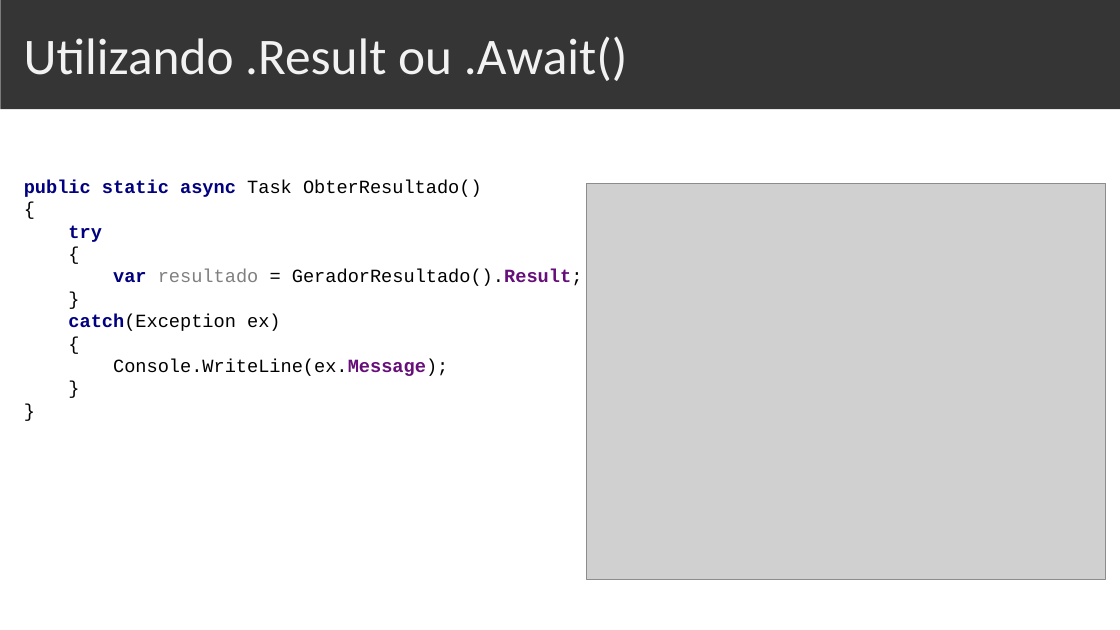
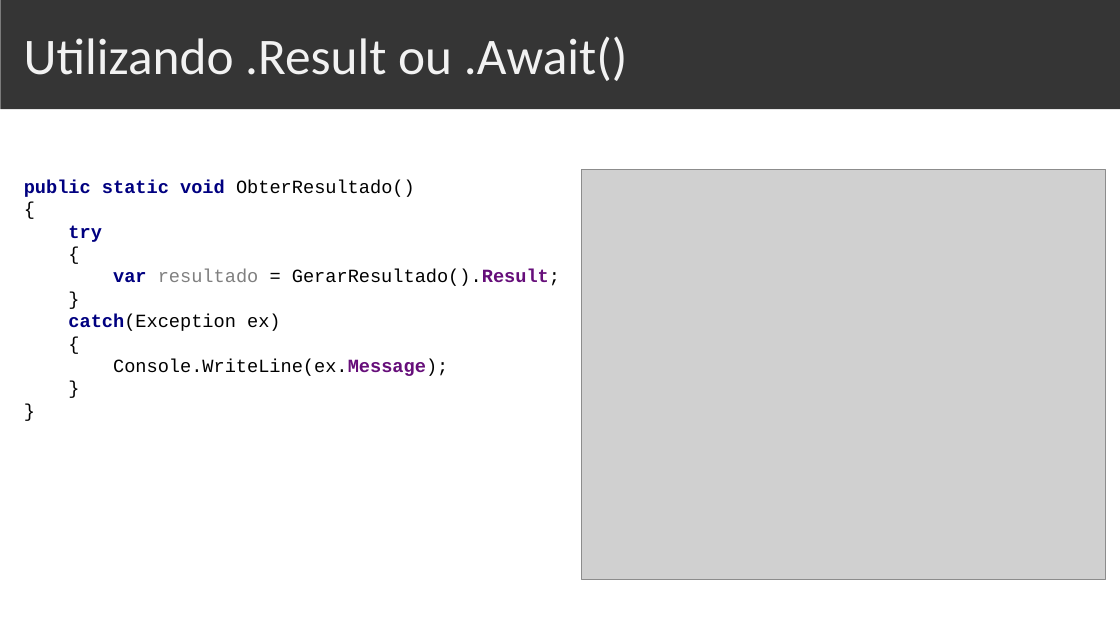
Before and after one commit to sostenes198/Inspiration-Squadra, a slide deck: slide 23 of Apresentacao-Squadra/Apresentacao-Async-Await.pptx. Drawn at 1120x630 pixels with LibreOffice and Linux fonts; fonts in the diff are those of the drawing; grey boxes stand for pictures. Boxes give left, top, right and bottom in pixels: in the first picture for what was removed or moved away, otherwise in the second. Text is boxed around its words. In the diff, an @@ line names an element or a change of style, - is before the commit and + after.

```diff
--- a/Apresentacao-Squadra/Apresentacao-Async-Await.pptx
+++ b/Apresentacao-Squadra/Apresentacao-Async-Await.pptx
@@ picture: place and size @@
-picture at <box>586,183,1106,580</box>
+picture at <box>581,169,1106,580</box>
@@ text at <box>24,180,560,376</box>: text changed @@
-public static async Task ObterResultado()
-{
-try
-{
-var resultado = GeradorResultado().Result;
-}
-catch(Exception ex)
-{
-Console.WriteLine(ex.Message);
-}
-}
+public static void ObterResultado()
+{
+try
+{
+var resultado = GerarResultado().Result;
+}
+catch(Exception ex)
+{
+Console.WriteLine(ex.Message);
+}
+}
```
Also in this commit, not shown: 3 other slides changed, 35 other files.
